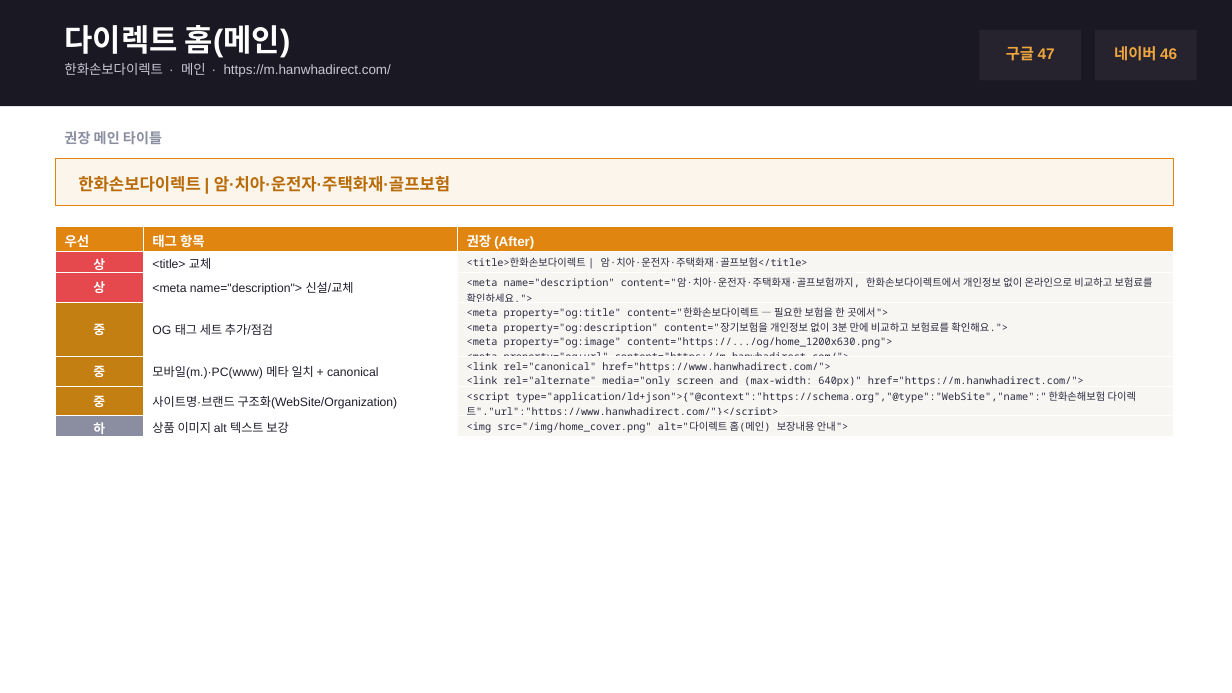
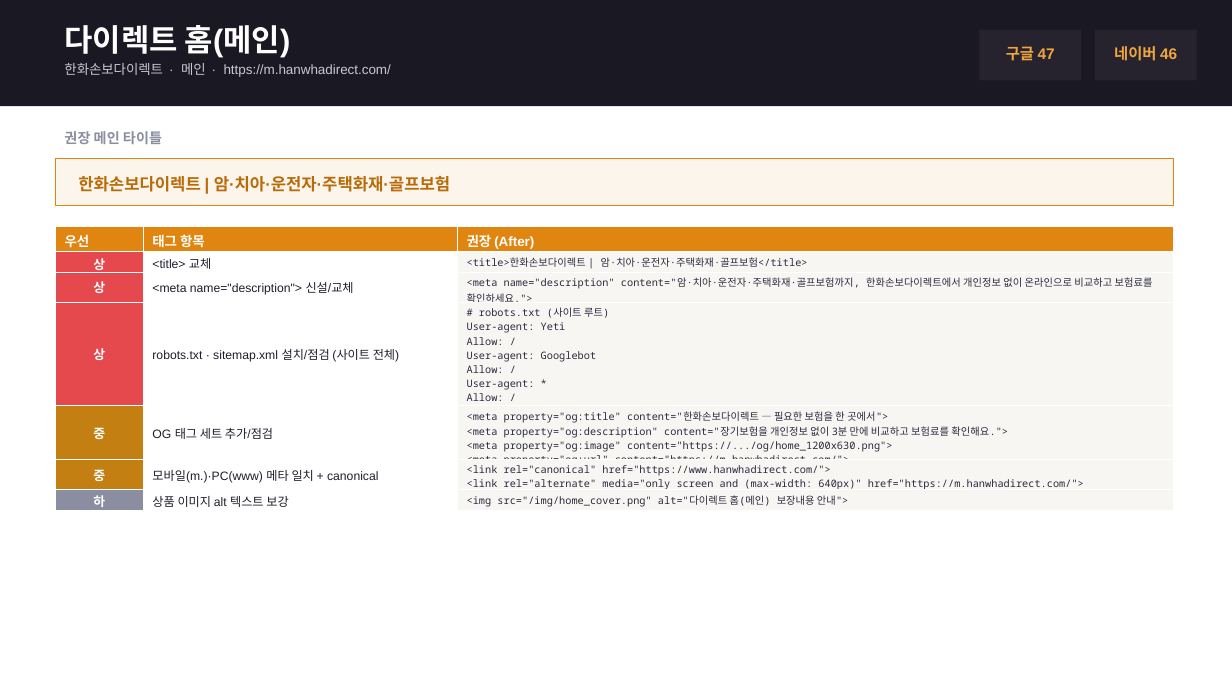
Before and after one commit to imsplendid8/CM-CMO, a slide deck: slide 3 of handoff/한화손보_장기CM_태깅가이드.pptx. Drawn at 1232x693 pixels with LibreOffice and Linux fonts; fonts in the diff are those of the drawing. Boxes give left, top, right and bottom in pixels: in the first picture for what was removed or moved away, otherwise in the second. Text is boxed around its words. In the diff, an @@ line names an element or a change of style, - is before the commit and + after.

```diff
--- a/handoff/한화손보_장기CM_태깅가이드.pptx
+++ b/handoff/한화손보_장기CM_태깅가이드.pptx
@@ table at <box>55,226,1174,515</box> @@
+row 4: 상 | robots.txt · sitemap.xml 설치/점검 (사이트 전체) | # robots.txt (사이트 루트) / User-agent: Yeti / Allow: / / User-agent: Googlebot / Allow: / / User-agent: * / Allow: / / Sitemap: https://www.hanwhadirect.com/sitemap.xml
-row 6: 중 | 사이트명·브랜드 구조화(WebSite/Organization) | <script type="application/ld+json">{"@context":"https://schema.org","@type":"WebSite","name":"한화손해보험 다이렉트","url":"https://www.hanwhadirect.com/"}</script>
@@ fill #C47F12 to #E5484D in row 4, column 1 @@
```
Also in this commit, not shown: 3 other files.
